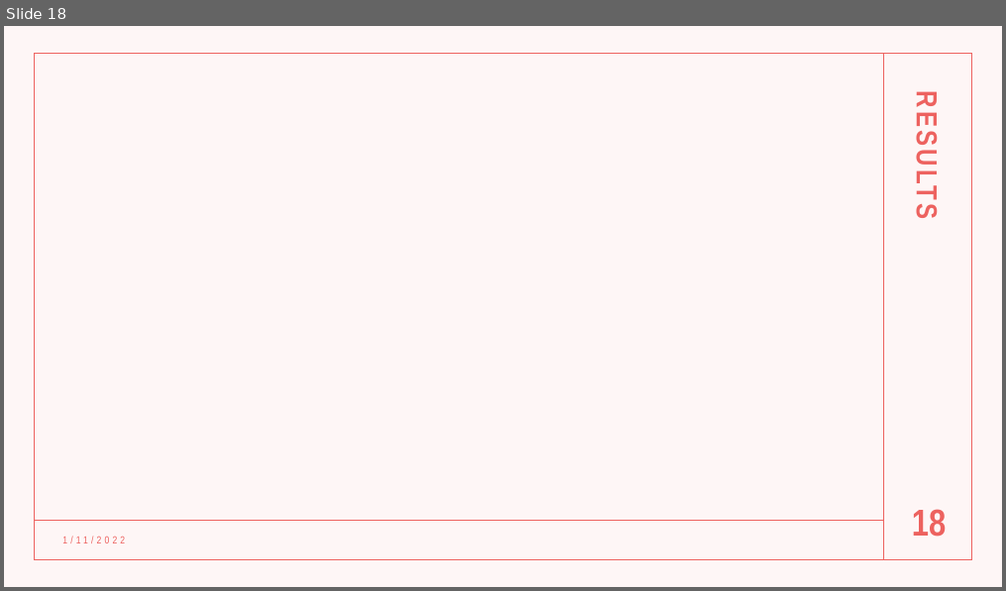
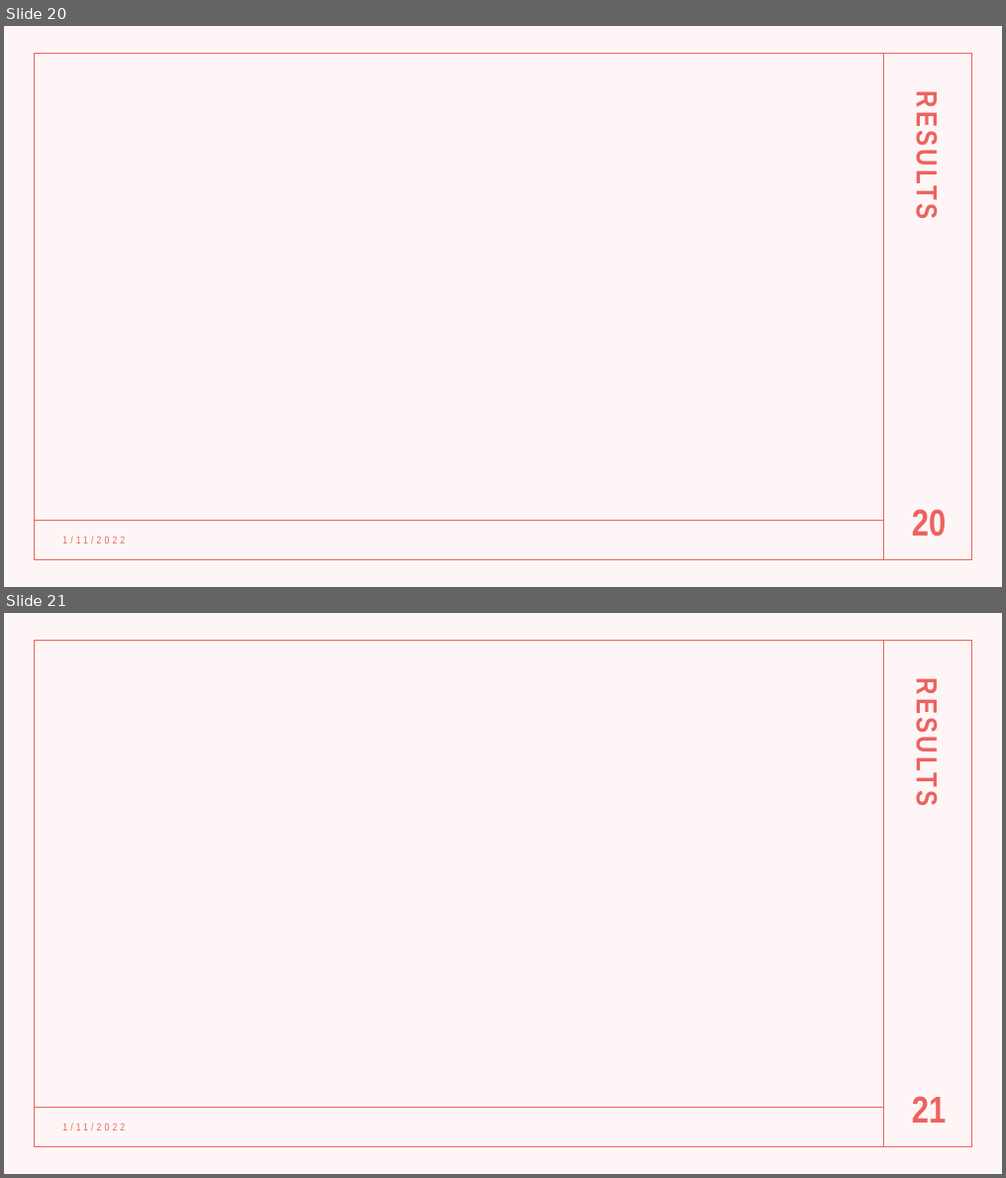
Before and after one commit to AlbiKovi/DSO110---Final-Group-Project, a slide deck: Is the Mega Millions a Mega Trap.pptm. Shown one above the other, each under a label of ours: slide 18 before the commit, slides 20 and 21 after it. The pictures are 1006x591 and 1006x1178 pixels, drawn with LibreOffice and Linux fonts; fonts in the diff are those of the drawing. Boxes give left, top, right and bottom in pixels: in the first picture for what was removed or moved away, otherwise in the second. Text is boxed around its words. In the diff, an @@ line names an element or a change of style, - is before the commit and + after.

```diff
--- a/Is the Mega Millions a Mega Trap.pptm
+++ b/Is the Mega Millions a Mega Trap.pptm
@@ slide 21 added at (4, 613, 1002, 1174), background #FFFFFF; not listed: 4 template elements that a slide beside it also shows @@
@@ text added at (914, 670, 944, 1008), 28 pt, text #ED625F, bold @@
+RESULTS
@@ page number added at (912, 1096, 945, 1123), 36 pt, text #ED625F, bold @@
+21
@@ text added at (62, 1123, 125, 1131), 10 pt, text #ED625F @@
+1/11/2022
@@ what was slide 18 is now slide 20 @@
@@ page number at (912, 509, 945, 537): text changed @@
-18
+20
```
Also in this commit, not shown: 4 slides changed, 2 other slides added.
